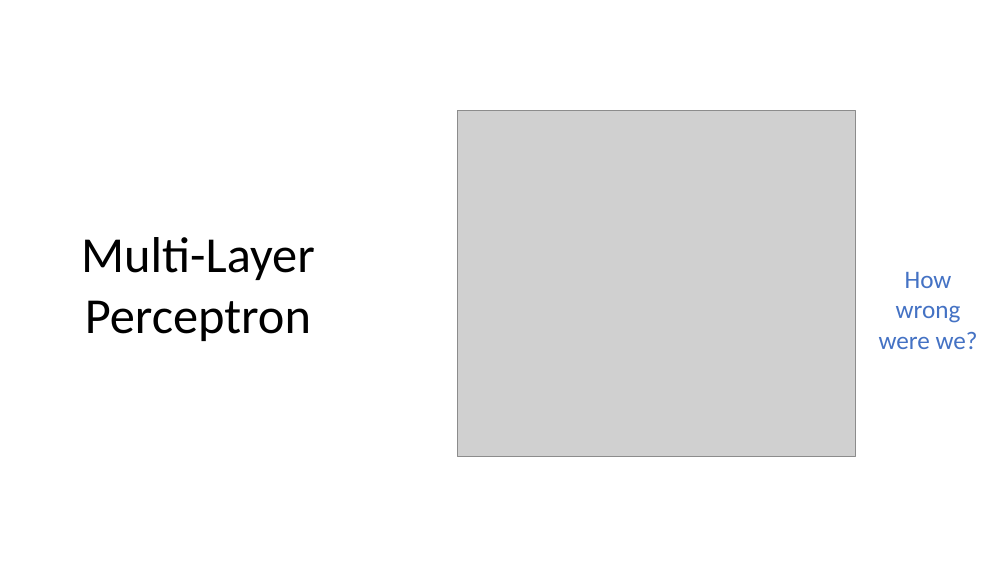
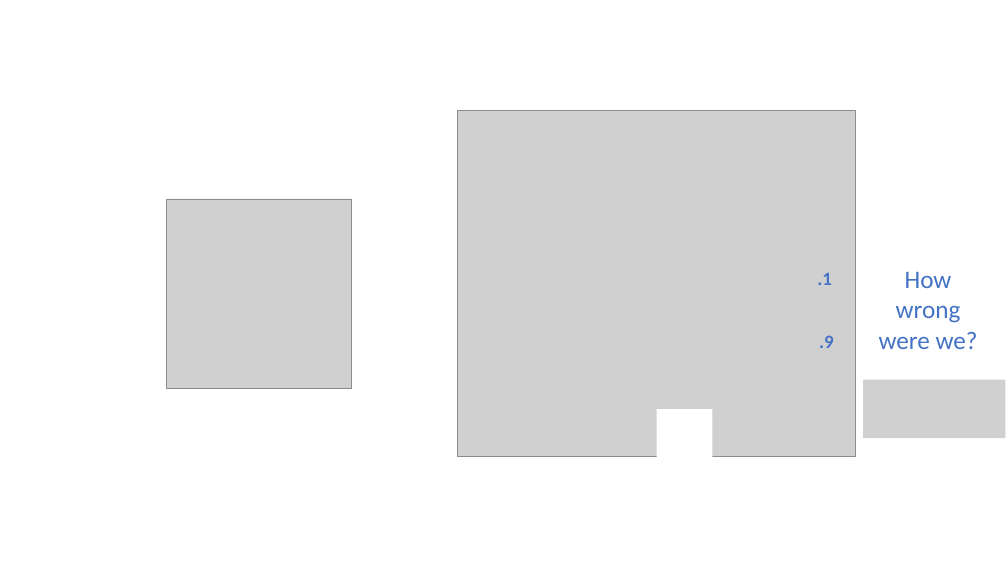
Before and after one commit to SLUVisLab/DeepLearningTutorial, a slide deck: slide 25 of DeepLearning.pptx (slide 23 before the commit). Drawn at 1008x567 pixels with LibreOffice and Linux fonts; fonts in the diff are those of the drawing; grey boxes stand for pictures. Boxes give left, top, right and bottom in pixels: in the first picture for what was removed or moved away, otherwise in the second. Text is boxed around its words. In the diff, an @@ line names an element or a change of style, - is before the commit and + after.

```diff
--- a/DeepLearning.pptx
+++ b/DeepLearning.pptx
@@ picture added at [166,199,352,389] @@
@@ text removed at [81,237,315,341] @@
-Multi-Layer
-Perceptron
@@ text added at [817,273,832,285], 18 pt, text #4472C4, bold @@
+.1
@@ text added at [819,335,834,348], 18 pt, text #4472C4, bold @@
+.9
@@ picture added at [864,380,1006,438] @@
@@ rectangle added at [657,409,713,474], fill #FFFFFF @@
```
Also in this commit, not shown: 12 other slides changed, 6 slides added, 4 slides removed.
